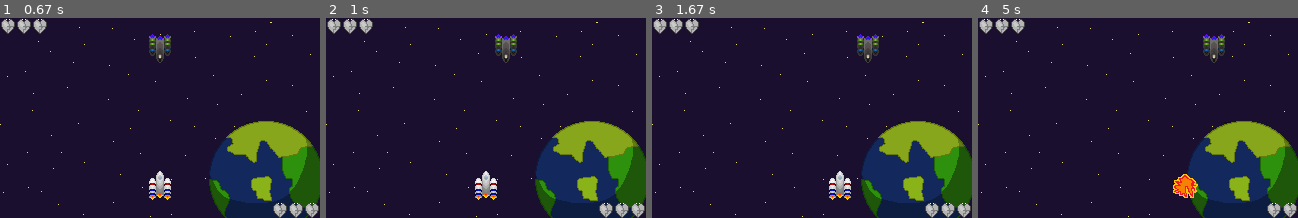
Above: before the commit, frames 1-4 (left to right).
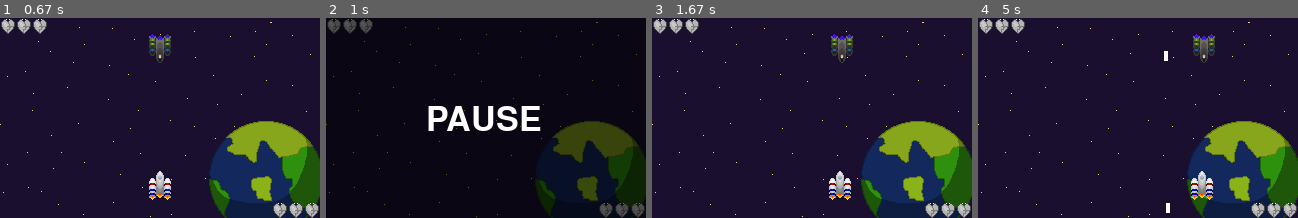
Above: after the commit, the same moments.

Repository: abrsc/M14IntroduccioPython
Game: pygame game, started from Pygame/menu.py
Same seed, same stepped clock (60 frames per second), same inputs: the game is played once before the commit and once after it.
Inputs:
- Up to frame 1 (0.67 s): tap 2 at 0.33 s
- Up to frame 2 (1 s): hold Esc from 0.67 s (still down); hold Right from 0.67 s (still down)
- Up to frame 3 (1.67 s): release Esc at 1.13 s; release Right at 1.13 s; hold Esc 1.17-1.63 s; hold Right 1.17-1.63 s; hold D 1.17-1.63 s
- Up to frame 4 (5 s): hold Right 1.67-2.13 s; hold D 1.67-2.13 s; hold Up 2.17-2.47 s; hold W 2.17-2.47 s; hold Right 2.5-2.97 s; hold D 2.5-2.97 s; hold Left 3-3.53 s; hold A 3-3.53 s; hold Left 3.57-3.97 s; hold A 3.57-3.97 s; hold Up 4-4.37 s; hold W 4-4.37 s; hold Right from 4.4 s (still down); hold D from 4.4 s (still down)

Frame 1 is identical in both runs. In frame 2, 100% of the frame differs, in the area x 0-100%, y 0-100%; in frame 3, 1.4%; in frame 4, 2.6%.

Commit message:
menú pausa

Diff:
--- a/Pygame/menu.py
+++ b/Pygame/menu.py
@@ -24,6 +24,7 @@
 temps_ultima_bala_jugador2 = 0 #per contar el temps que ha passat des de que ha disparat el jugador 2
 temps_ultim_golp_jugador1 = 0
 temps_ultim_golp_jugador2 = 0
+temps_pause = 0
 
 pygame.init()
 #pygame.mixer.init()
@@ -33,9 +34,6 @@
 pantalla = pygame.display.set_mode((AMPLADA, ALTURA))
 pygame.display.set_caption("Vaseleyo")
 background = pygame.image.load(BACKGROUND_IMAGE).convert()
-
-# CREAR LA SUPERFÍCIE TRANSPARENT I EL RECTANGLE SOBRE ELLA:
-seccio_transparent = pygame.Surface((240,120),pygame.SRCALPHA)
 
 # Control de FPS
 clock = pygame.time.Clock()
@@ -78,6 +76,8 @@
 def menuprincipal():
     # Imprimeixo imatge de fons:
     pantalla.blit(background, (0,0))
+    # CREAR LA SUPERFÍCIE TRANSPARENT I EL RECTANGLE SOBRE ELLA:
+    seccio_transparent = pygame.Surface((320,200),pygame.SRCALPHA)
     pygame.draw.rect(seccio_transparent,(0,0,0,100),(0,35,140,68))
     # DIBUIXAR LA SUPERFÍCIE TRANSPARENT A LA FINESTRA
     pantalla.blit(seccio_transparent, (40, 40))
@@ -103,6 +103,7 @@
 
     if partida == True:
        BACKGROUND_IMAGE = 'Assets/fondo.png'
+       pause = False
        videsjugador1 = 3
        videsjugador2 = 3
        bales_total_utilitzades_jugador1 = 0
@@ -137,6 +138,10 @@
                 if event.key == K_UP and current_time - temps_ultima_bala_jugador2 >= temps_entre_bales:
                     bales_jugador2.append(pygame.Rect(player_rect2.centerx - 2, player_rect2.bottom -10, 4, 10))
                     temps_ultima_bala_jugador2 = current_time
+                #Pause
+                if event.key == K_ESCAPE:
+                    pause = True
+
 
         # Moviment del jugador 1
         keys = pygame.key.get_pressed()
@@ -303,6 +308,51 @@
             pantalla.blit(vides_image, (16,0))
         elif videsjugador2 > 0:
             pantalla.blit(vides_image, (0,0))
+
+        if pause == True:
+            temps_pause = 0
+            temps_pause = current_time
+            seccio_transparent = pygame.Surface((320,200),pygame.SRCALPHA)
+            pygame.draw.rect(seccio_transparent,(0,0,0,150),(0,0,320,200))
+            pantalla.blit(seccio_transparent, (0, 0))
+            TextPantalla(pantalla,None,50,"PAUSE",(WHITE),(100,85))
+            pygame.display.update()
+            while pause == True:
+                for event in pygame.event.get():
+                    if event.type == pygame.QUIT:
+                        pygame.quit()
+                    if event.type == KEYDOWN:
+                        if event.key == K_ESCAPE:
+                            pause = False
+                current_time = pygame.time.get_ticks()
+            pantalla.blit(background, (0, 0))
+            pantalla.blit(player_image, player_rect)
+            pantalla.blit(player_image2, player_rect2)
+            if videsjugador1 > 2:
+                pantalla.blit(vides_image, (304,184))
+                pantalla.blit(vides_image, (304-16,184))
+                pantalla.blit(vides_image, (304-32,184))
+            elif videsjugador1 > 1:
+                pantalla.blit(vides_image, (304,184))
+                pantalla.blit(vides_image, (304-16,184))
+            elif videsjugador1 > 0:
+                pantalla.blit(vides_image, (304,184))
+
+            if videsjugador2 > 2:
+                pantalla.blit(vides_image, (0,0))
+                pantalla.blit(vides_image, (16,0))
+                pantalla.blit(vides_image, (32,0))
+            elif videsjugador2 > 1:
+                pantalla.blit(vides_image, (0,0))
+                pantalla.blit(vides_image, (16,0))
+            elif videsjugador2 > 0:
+                pantalla.blit(vides_image, (0,0))
+            temps_ultim_golp_jugador1 = current_time - temps_pause + temps_ultim_golp_jugador1
+            temps_ultim_golp_jugador2 = current_time - temps_pause + temps_ultim_golp_jugador2
+            temps_ultima_bala_jugador1 = current_time - temps_pause + temps_ultima_bala_jugador1
+            temps_ultima_bala_jugador2 = current_time - temps_pause + temps_ultima_bala_jugador2
+            pygame.display.update()
+
 
         if videsjugador1 == 0 or videsjugador2 == 0:
             score = True
